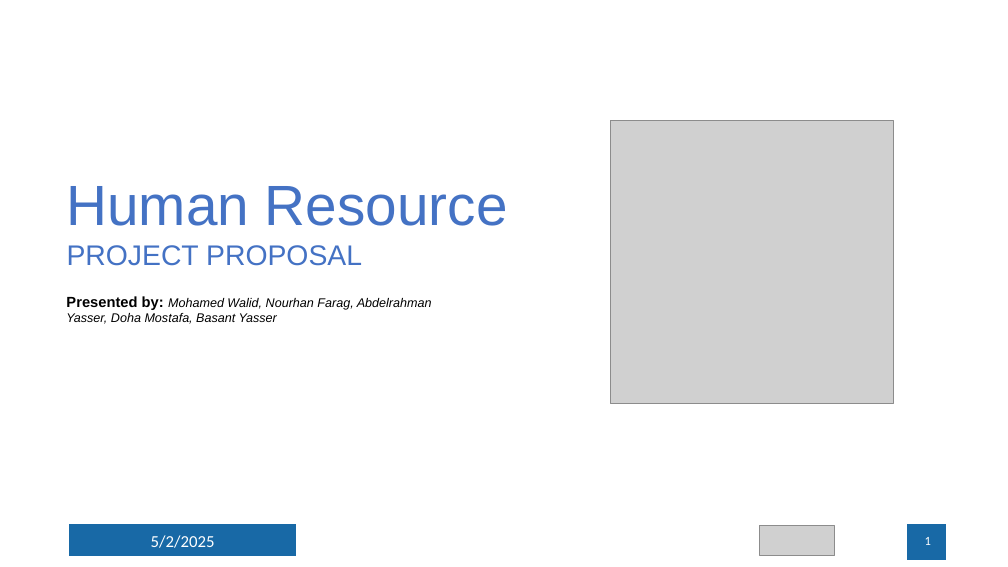
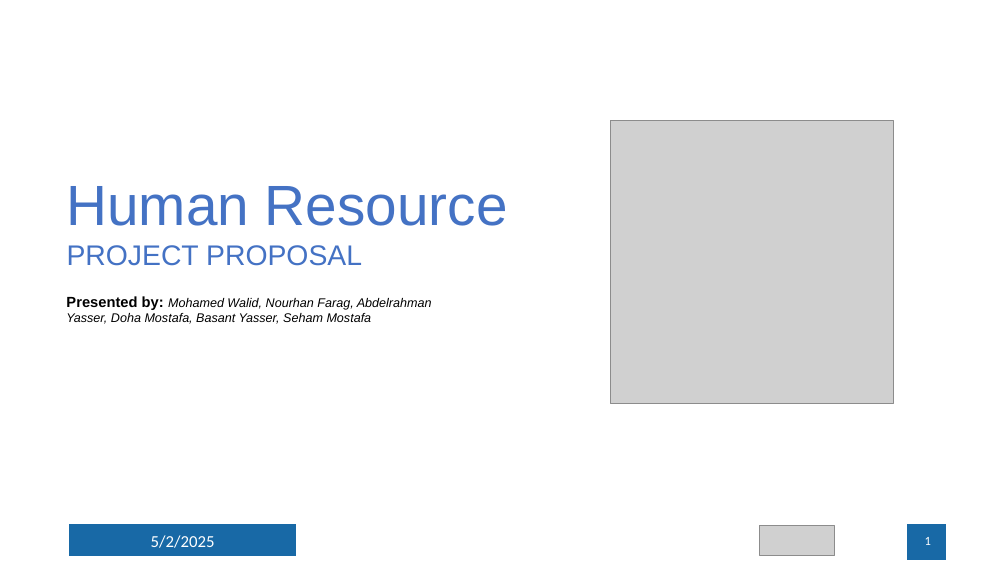
Before and after one commit to MohamedElmogy25/Human-Resources-Analysis-Project, a slide deck: slide 1 of Project-Presentation .pptx. Drawn at 1008x567 pixels with LibreOffice and Linux fonts; fonts in the diff are those of the drawing; grey boxes stand for pictures; background and template pictures are left out. Boxes give left, top, right and bottom in pixels: in the first picture for what was removed or moved away, otherwise in the second. Text is boxed around its words. In the diff, an @@ line names an element or a change of style, - is before the commit and + after.

```diff
--- a/Project-Presentation .pptx
+++ b/Project-Presentation .pptx
@@ text at [66, 296, 432, 324]: text changed @@
-Presented by: Mohamed Walid, Nourhan Farag, Abdelrahman Yasser, Doha Mostafa, Basant Yasser
+Presented by: Mohamed Walid, Nourhan Farag, Abdelrahman Yasser, Doha Mostafa, Basant Yasser, Seham Mostafa
```
Also in this commit, not shown: 1 other slide changed, 3 other files.
